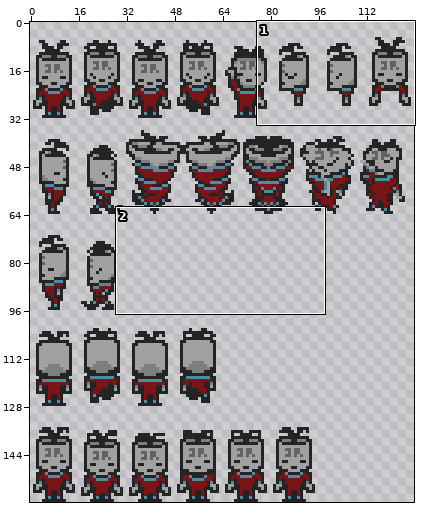
Sprite sheet: assets/sprite/characters/jr/jrspritesheetpajamas.png. The picture above shows the old version from afar; the outline marks the close-up.
Close-up. Before:
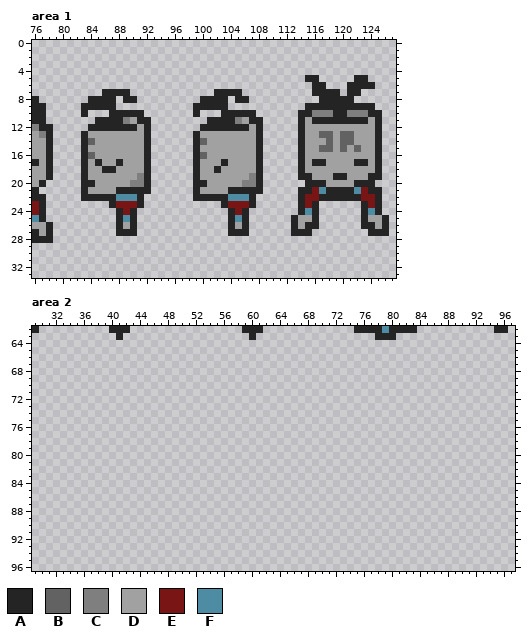
The file is 128x160 pixels. Shown: area 1: x 76..127, y 0..33; area 2: x 29..97, y 62..96.
Palette (. is transparent): A #242424  B #626262  C #7f7f7f  D #a1a1a1  E #7a1515  F #4d8ca2
Pixels before, area 1, first column x 76:
 5 .......................................AA.....AA...
 6 ........................................AA...AAAA..
 7 ..........AAAA............AAAA..........AAAA.AA....
 8 A.......AAAA.AA.........AAAA.AA..........AAAAA.....
 9 AA.....AAAAA...........AAAAA...........AAAAAAAAAA..
10 AA.....A...AAAAA.......A...AAAAA......AACCCAACCCAA.
11 AA.......AAAACDAA........AAAACDAA.....ADAAAAAAAADA.
12 CAA.....AAAAAAADA.......AAAAAAADA.....ADDDDDDDDDDA.
13 DCA....ADDDDDDDDA......ADDDDDDDDA.....ADDBBDBBDDDA.
14 DDA....ABDDDDDDDA......ABDDDDDDDA.....ADDDBDBBDDDA.
15 DDA....ADDDDDDDDA......ADDDDDDDDA.....ADDBBDBDBDDA.
16 DDA....ABDDDDDDDA......ABDDDDDDDA.....ADDDDDDDDDDA.
17 ADA....ADADDADDDA......ADDDADDDDA.....ADAADDDDAADA.
18 DDA....ADDAADDDDA......ADDADDDDDA.....ADDDDDDDDDDA.
19 DDA....ADDDDDDDCA......ADDDDDDDCA.....AADDDAADDDAA.
20 DA.....AADDDDDCCA......AADDDDDCCA......AAADDDDAAA..
21 A......ADDDDAAAAA......ADDDDAAAAA.....AAEFAAAAFEAA.
22 AA.....AAAAAFFFA.......AAAAAFFFA......AEEAAAAAAEEA.
23 EA.........AEEEA...........AEEEA......AEA......AEA.
24 EA..........AEA.............AEA.......AFA......AFA.
25 FA..........AFA.............AFA......ADDA......ADDA
26 DDA.........ADA.............ADA......ADAA......AADA
27 ADA.........AAA.............AAA......AAA........AAA
28 AAA................................................
Pixels before, area 2 (only the part around the change), first column x 29:
62 A..........AAA................AAA.............AAAAFAAAA...........AA.
63 ............A..................A.................AAA.................
64 .....................................................................
65 .....................................................................
66 .....................................................................
67 .....................................................................
68 .....................................................................
69 .....................................................................
70 .....................................................................
71 .....................................................................
72 .....................................................................
73 .....................................................................
74 .....................................................................
75 .....................................................................
76 .....................................................................
77 .....................................................................
78 .....................................................................
79 .....................................................................
80 .....................................................................
81 .....................................................................
82 .....................................................................
83 .....................................................................
84 .....................................................................
85 .....................................................................
86 .....................................................................
87 .....................................................................
88 .....................................................................
89 .....................................................................
90 .....................................................................
91 .....................................................................
92 .....................................................................
93 .....................................................................
94 .....................................................................
95 .....................................................................
96 .....................................................................
The same view after the edit:
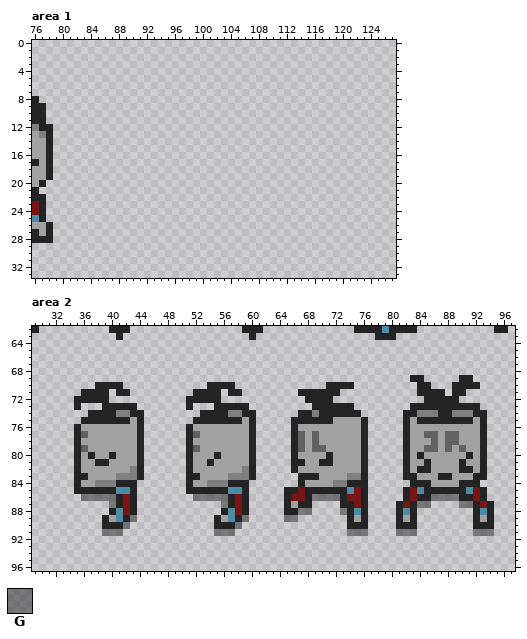
Colours new in this view: G #24242480
What changed:
Area 1:
y 5: x 115..116 AA -> ..; x 122..123 AA -> ..
y 6: x 116..117 AA -> ..; x 121..124 AAAA -> ....
y 7: x 86..89 AAAA -> ....; x 102..105 AAAA -> ....; x 116..119 AAAA -> ....; x 121..122 AA -> ..
y 8: x 84..87 AAAA -> ....; x 89..90 AA -> ..; x 100..103 AAAA -> ....; x 105..106 AA -> ..; x 117..121 AAAAA -> .....
y 9: x 83..87 AAAAA -> .....; x 99..103 AAAAA -> .....; x 115..124 AAAAAAAAAA -> ..........
y 10: x 83 A -> .; x 87..91 AAAAA -> .....; x 99 A -> .; x 103..107 AAAAA -> .....; x 114..125 AACCCAACCCAA -> ............
y 11: x 85..92 AAAACDAA -> ........; x 101..108 AAAACDAA -> ........; x 114..125 ADAAAAAAAADA -> ............
y 12: x 84..92 AAAAAAADA -> .........; x 100..108 AAAAAAADA -> .........; x 114..125 ADDDDDDDDDDA -> ............
y 13: x 83..92 ADDDDDDDDA -> ..........; x 99..108 ADDDDDDDDA -> ..........; x 114..125 ADDBBDBBDDDA -> ............
y 14: x 83..92 ABDDDDDDDA -> ..........; x 99..108 ABDDDDDDDA -> ..........; x 114..125 ADDDBDBBDDDA -> ............
y 15: x 83..92 ADDDDDDDDA -> ..........; x 99..108 ADDDDDDDDA -> ..........; x 114..125 ADDBBDBDBDDA -> ............
y 16: x 83..92 ABDDDDDDDA -> ..........; x 99..108 ABDDDDDDDA -> ..........; x 114..125 ADDDDDDDDDDA -> ............
y 17: x 83..92 ADADDADDDA -> ..........; x 99..108 ADDDADDDDA -> ..........; x 114..125 ADAADDDDAADA -> ............
y 18: x 83..92 ADDAADDDDA -> ..........; x 99..108 ADDADDDDDA -> ..........; x 114..125 ADDDDDDDDDDA -> ............
y 19: x 83..92 ADDDDDDDCA -> ..........; x 99..108 ADDDDDDDCA -> ..........; x 114..125 AADDDAADDDAA -> ............
y 20: x 83..92 AADDDDDCCA -> ..........; x 99..108 AADDDDDCCA -> ..........; x 115..124 AAADDDDAAA -> ..........
y 21: x 83..92 ADDDDAAAAA -> ..........; x 99..108 ADDDDAAAAA -> ..........; x 114..125 AAEFAAAAFEAA -> ............
y 22: x 83..91 AAAAAFFFA -> .........; x 99..107 AAAAAFFFA -> .........; x 114..125 AEEAAAAAAEEA -> ............
y 23: x 87..91 AEEEA -> .....; x 103..107 AEEEA -> .....; x 114..116 AEA -> ...; x 123..125 AEA -> ...
y 24: x 88..90 AEA -> ...; x 104..106 AEA -> ...; x 114..116 AFA -> ...; x 123..125 AFA -> ...
y 25: x 88..90 AFA -> ...; x 104..106 AFA -> ...; x 113..116 ADDA -> ....; x 123..126 ADDA -> ....
y 26: x 88..90 ADA -> ...; x 104..106 ADA -> ...; x 113..116 ADAA -> ....; x 123..126 AADA -> ....
y 27: x 88..90 AAA -> ...; x 104..106 AAA -> ...; x 113..115 AAA -> ...; x 124..126 AAA -> ...
Area 2:
y 69: x 83..84 .. -> AA; x 90..91 .. -> AA
y 70: x 38..41 .... -> AAAA; x 54..57 .... -> AAAA; x 71..74 .... -> AAAA; x 84..85 .. -> AA; x 89..92 .... -> AAAA
y 71: x 36..39 .... -> AAAA; x 41..42 .. -> AA; x 52..55 .... -> AAAA; x 57..58 .. -> AA; x 67..72 ...... -> AAAAAA; x 84..87 .... -> AAAA; x 89..90 .. -> AA
y 72: x 35..39 ..... -> AAAAA; x 51..55 ..... -> AAAAA; x 68..71 .... -> AAAA; x 85..89 ..... -> AAAAA
y 73: x 35 . -> A; x 39..43 ..... -> AAAAA; x 51 . -> A; x 55..59 ..... -> AAAAA; x 69..74 ...... -> AAAAAA; x 83..92 .......... -> AAAAAAAAAA
y 74: x 37..44 ........ -> AAAACCAA; x 53..60 ........ -> AAAACCAA; x 67..75 ......... -> AACAAAAAA; x 82..93 ............ -> AACCCAACCCAA
y 75: x 36..44 ......... -> AAAAAAADA; x 52..60 ......... -> AAAAAAADA; x 66..76 ........... -> AAAAAADDDDA; x 82..93 ............ -> ADAAAAAAAADA
y 76: x 35..44 .......... -> ADDDDDDDDA; x 51..60 .......... -> ADDDDDDDDA; x 66..76 ........... -> ADDDDDDDDDA; x 82..93 ............ -> ADDDDDDDDDDA
y 77: x 35..44 .......... -> ABDDDDDDDA; x 51..60 .......... -> ABDDDDDDDA; x 66..76 ........... -> ABDBDDDDDDA; x 82..93 ............ -> ADDBBDBBDDDA
y 78: x 35..44 .......... -> ADDDDDDDDA; x 51..60 .......... -> ADDDDDDDDA; x 66..76 ........... -> ABDBDDDDDDA; x 82..93 ............ -> ADDDBDBBDDDA
y 79: x 35..44 .......... -> ABDDDDDDDA; x 51..60 .......... -> ABDDDDDDDA; x 66..76 ........... -> ABDBBDDDDDA; x 82..93 ............ -> ADDBBDBDBDDA
y 80: x 35..44 .......... -> ADADDADDDA; x 51..60 .......... -> ADDDADDDDA; x 66..76 ........... -> ADDDDADDDDA; x 82..93 ............ -> ADADDDDDDADA
y 81: x 35..44 .......... -> ADDAADDDDA; x 51..60 .......... -> ADDADDDDDA; x 66..76 ........... -> AADDAADDDDA; x 82..93 ............ -> ADDADDDDADDA
y 82: x 35..44 .......... -> ADDDDDDDCA; x 51..60 .......... -> ADDDDDDDCA; x 66..76 ........... -> ADDDDDDDDDA; x 82..93 ............ -> ADAADDDDAADA
y 83: x 35..44 .......... -> AADDDDCCCA; x 51..60 .......... -> AADDDDCCCA; x 67..76 .......... -> AAADDDDCCA; x 82..93 ............ -> AADDDAADDDAA
y 84: x 35..43 ......... -> ADDCCCAAA; x 51..59 ......... -> ADDCCCAAA; x 67..76 .......... -> ADDDDCCAAA; x 83..92 .......... -> AAADDDDAAA
y 85: x 35..43 ......... -> AAAAAAFFA; x 51..59 ......... -> AAAAAAFFA; x 65..76 ............ -> AAEAAAAAAFEA; x 82..93 ............ -> AEFAAAAAAFEA
y 86: x 36..43 ........ -> GGGGGAEA; x 52..59 ........ -> GGGGGAEA; x 65..76 ............ -> AEEAGGGGAEEA; x 82..93 ............ -> AEAAGGGGAAEA
y 87: x 40..43 .... -> GAEA; x 56..59 .... -> GAEA; x 65..68 .... -> ADAA; x 73..76 .... -> AAEA; x 81..85 ..... -> AEAGG; x 90..94 ..... -> GGAEA
y 88: x 40..43 .... -> AFEA; x 56..59 .... -> AFEA; x 65..68 .... -> AAGG; x 73..76 .... -> GAFA; x 81..83 ... -> AFA; x 92..94 ... -> AFA
y 89: x 39..43 ..... -> ADFAG; x 55..59 ..... -> ADFAG; x 65..66 .. -> GG; x 74..76 ... -> ADA; x 81..83 ... -> ADA; x 92..94 ... -> ADA
y 90: x 39..42 .... -> AAAG; x 55..58 .... -> AAAG; x 74..76 ... -> AAA; x 81..83 ... -> AAA; x 92..94 ... -> AAA
y 91: x 39..41 ... -> GGG; x 55..57 ... -> GGG; x 74..76 ... -> GGG; x 81..83 ... -> GGG; x 92..94 ... -> GGG
Boxes around the changes in both close-ups, in picture pixels (x1, y1, x2, y2):
erased: (291, 75, 389, 236)
erased: (81, 89, 151, 236)
erased: (193, 89, 263, 236)
added: (396, 375, 494, 536)
added: (74, 382, 144, 536)
added: (186, 382, 256, 536)
added: (284, 382, 368, 536)
